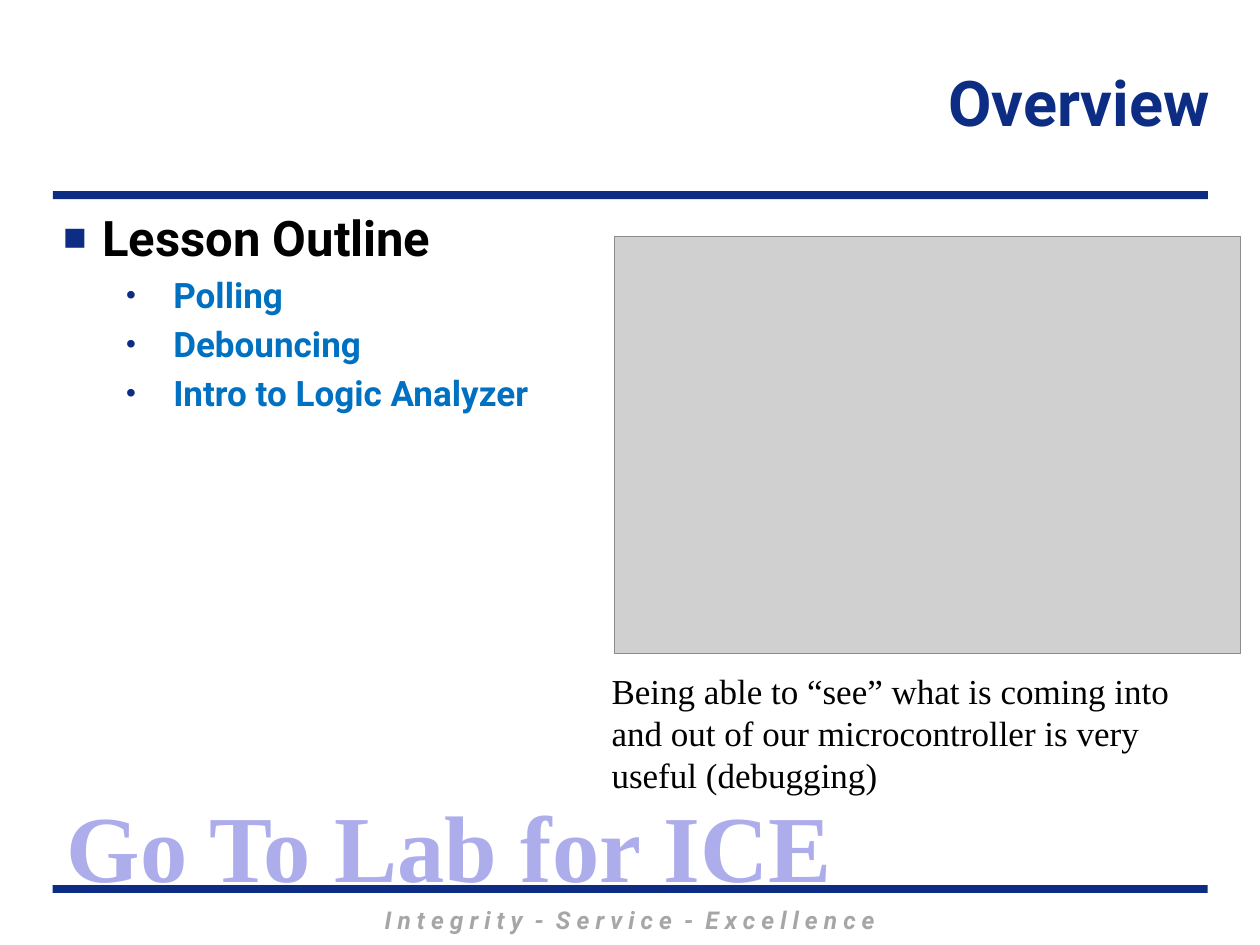
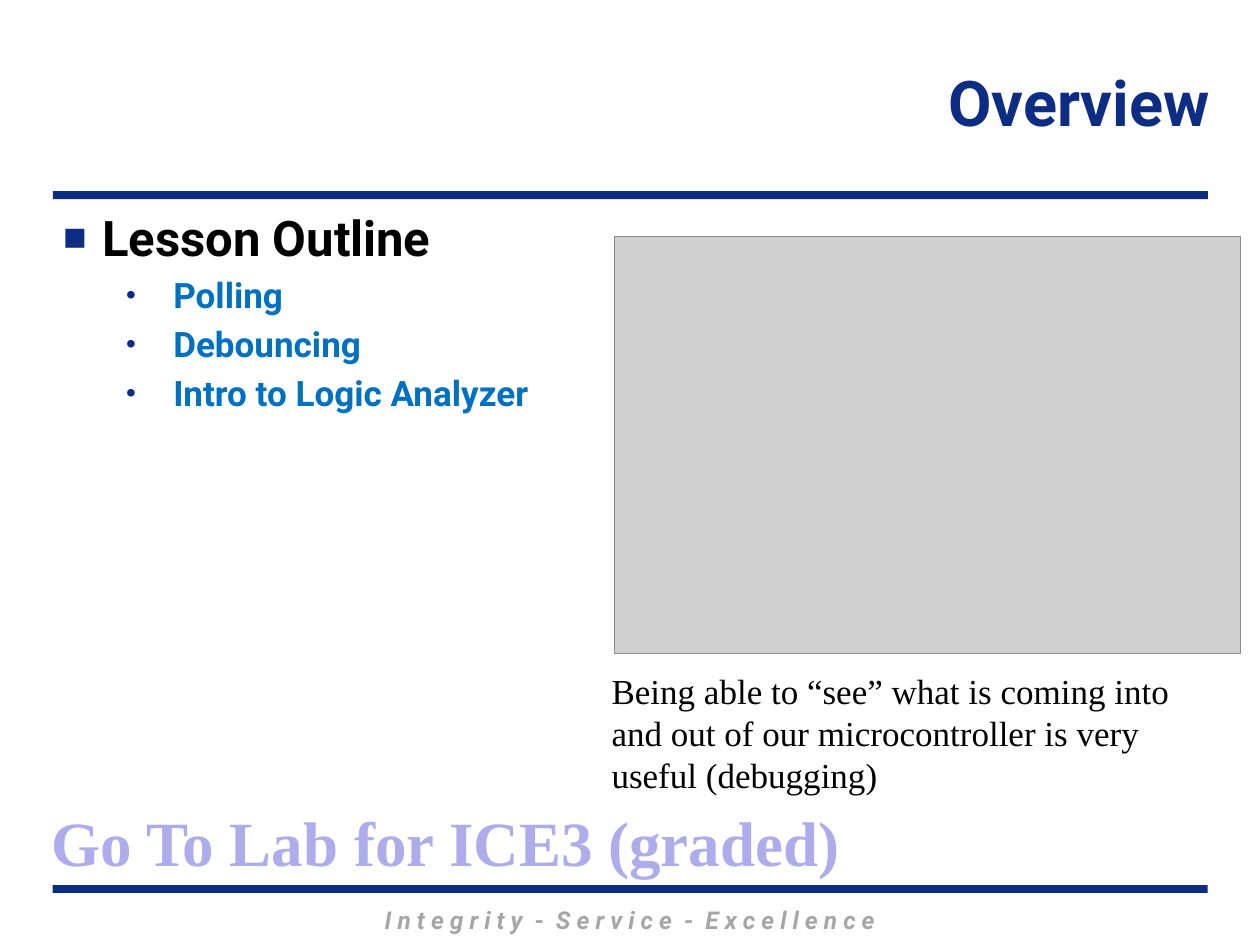
Before and after one commit to MarsUniversity/ECE382, a slide deck: slide 2 of source/lessons/lsn14-15/Lsn14-15.pptx. Drawn at 1260x945 pixels with LibreOffice and Linux fonts; fonts in the diff are those of the drawing; grey boxes stand for pictures; background and template pictures are left out. Boxes give left, top, right and bottom in pixels: in the first picture for what was removed or moved away, otherwise in the second. Text is boxed around its words. In the diff, an @@ line names an element or a change of style, - is before the commit and + after.

```diff
--- a/source/lessons/lsn14-15/Lsn14-15.pptx
+++ b/source/lessons/lsn14-15/Lsn14-15.pptx
@@ text at (51, 822, 839, 879): text changed; size 54 to 36 pt @@
-Go To Lab for ICE
+Go To Lab for ICE3 (graded)
```
Also in this commit, not shown: 1 other slide changed, 15 other files.
